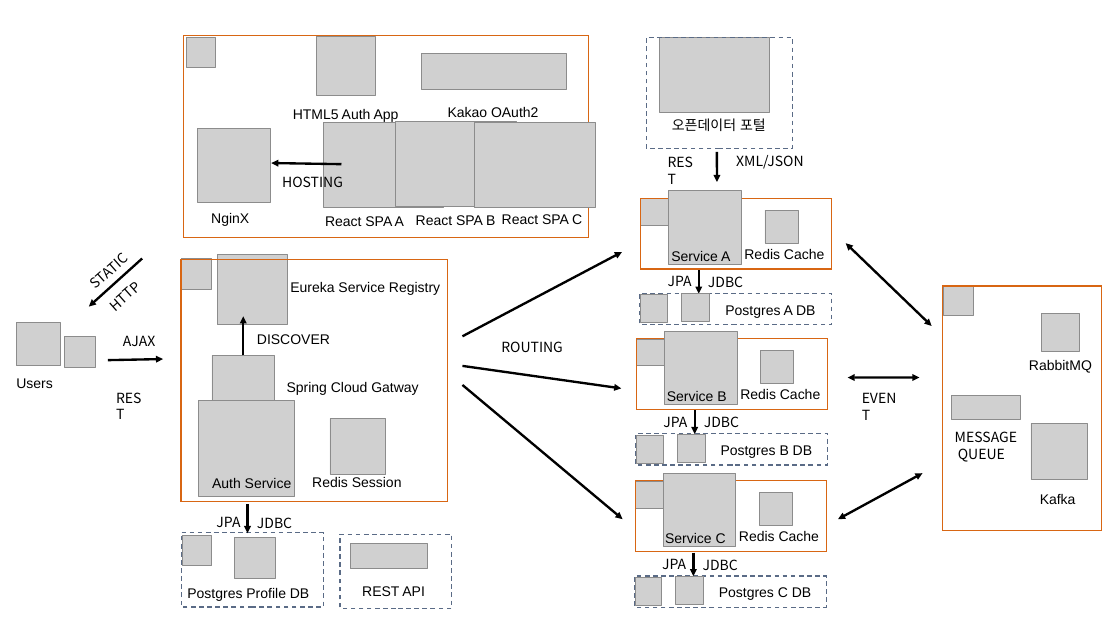
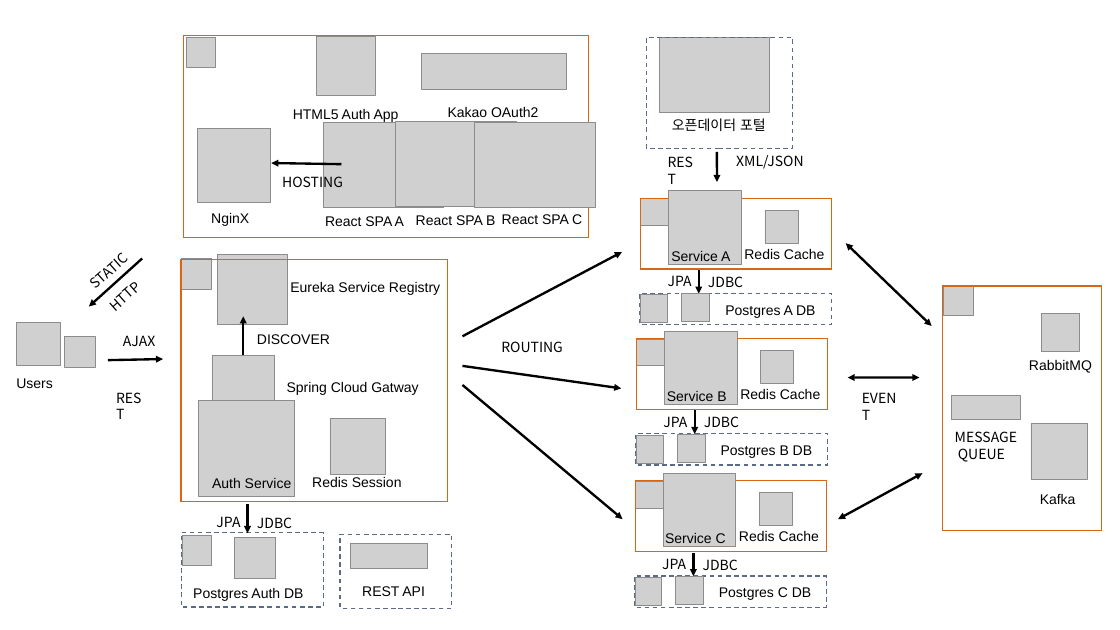
Before and after one commit to kdkcom1234/git2021, a slide deck: slide 14 of 8-msa/auth/-. 인증, 허가, 세션.pptx (slide 11 before the commit). Drawn at 1120x630 pixels with LibreOffice and Linux fonts; fonts in the diff are those of the drawing; grey boxes stand for pictures; background and template pictures are left out. Boxes give left, top, right and bottom in pixels: in the first picture for what was removed or moved away, otherwise in the second. Text is boxed around its words. In the diff, an @@ line names an element or a change of style, - is before the commit and + after.

```diff
--- a/8-msa/auth/-. 인증, 허가, 세션.pptx
+++ b/8-msa/auth/-. 인증, 허가, 세션.pptx
@@ text at box(193, 588, 303, 601): text changed @@
-Postgres Profile DB
+Postgres Auth DB
```
Also in this commit, not shown: 5 other slides changed, 3 slides added, 22 other files.
